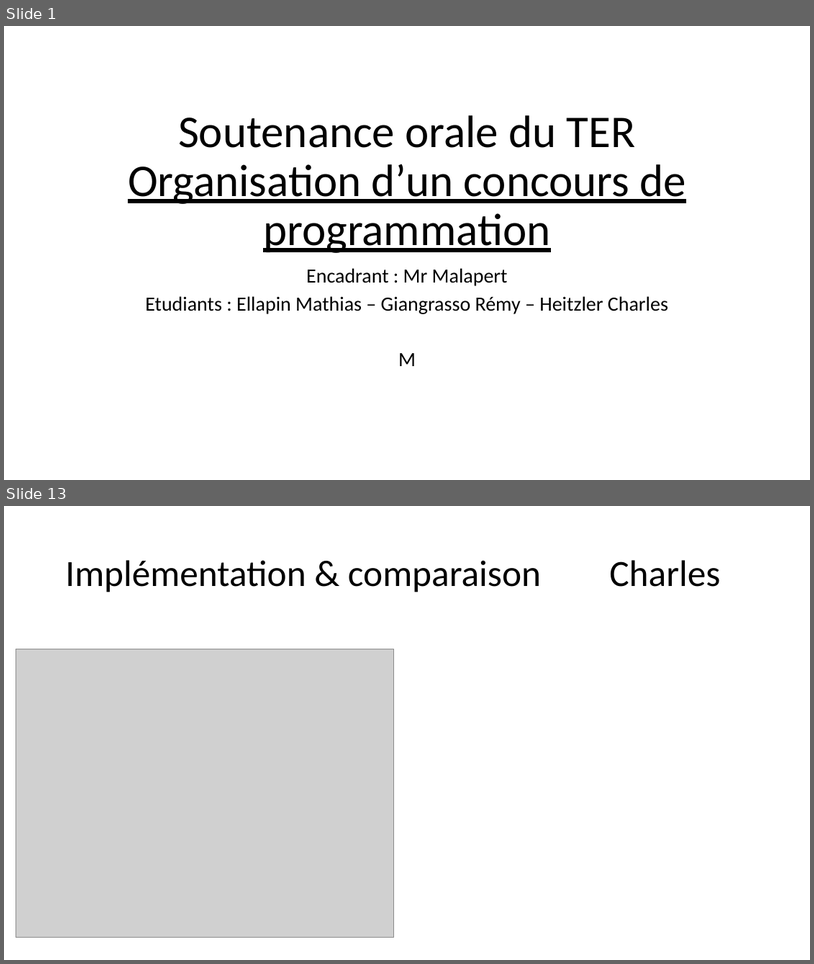
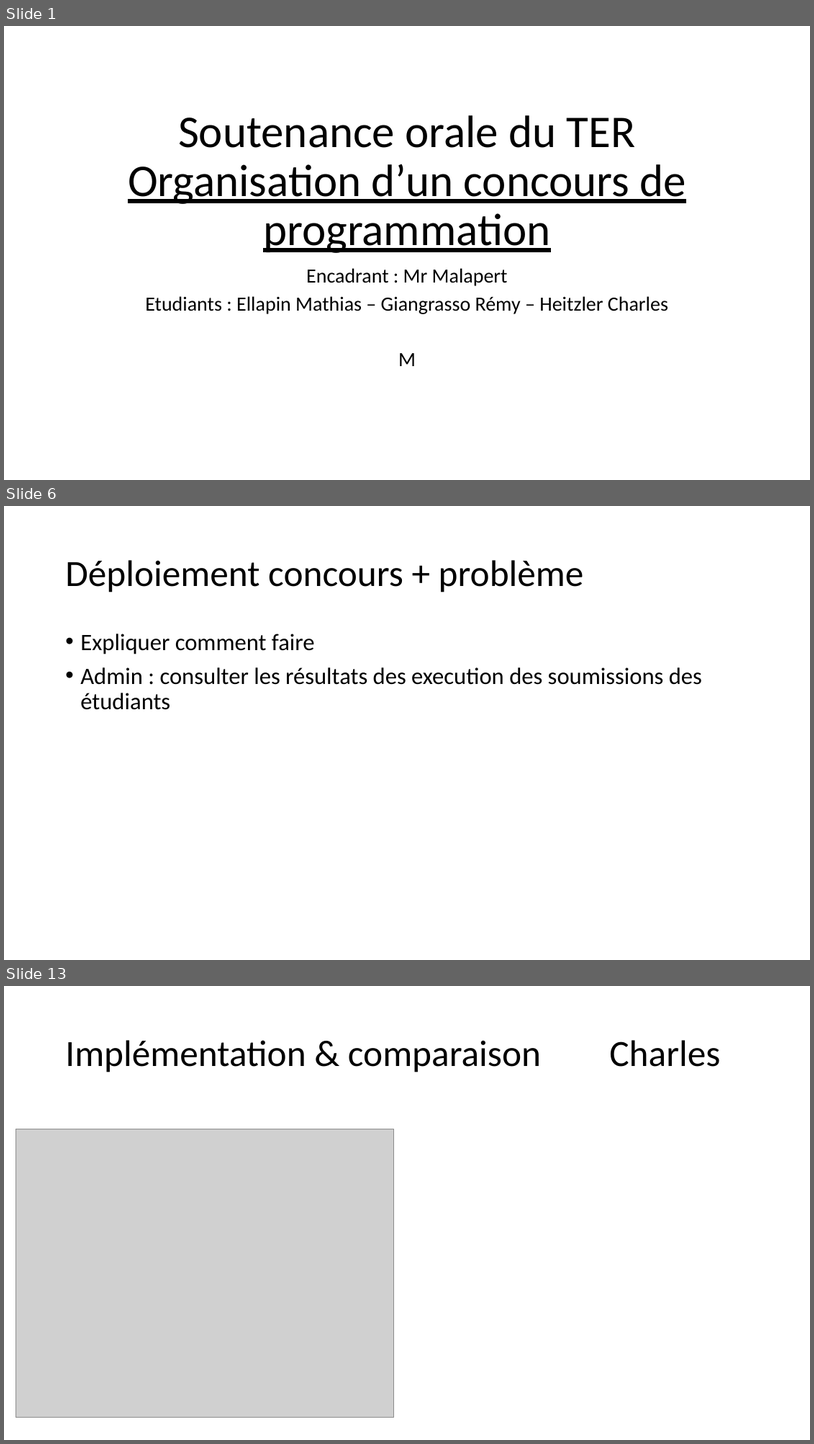
Before and after one commit to GRnice/ConcoursJuin, a slide deck: rapport/presentation.pptx. Shown one above the other, each under a label of ours: slides 1 and 13 before the commit, slides 1, 6 and 13 after it; the slides between them are not shown. The pictures are 814x964 and 814x1444 pixels, drawn with LibreOffice and Linux fonts; fonts in the diff are those of the drawing; grey boxes stand for pictures. Boxes give left, top, right and bottom in pixels: in the first picture for what was removed or moved away, otherwise in the second. Text is boxed around its words. In the diff, an @@ line names an element or a change of style, - is before the commit and + after.

```diff
--- a/rapport/presentation.pptx
+++ b/rapport/presentation.pptx
@@ slide 6 added at [4,506,810,960], background #FFFFFF @@
@@ title added at [65,560,584,592], 44 pt, text #000000 @@
+Déploiement concours + problème
@@ text added at [80,633,702,710], 28 pt, text #000000 @@
+• Expliquer comment faire
+• Admin : consulter les résultats des execution des soumissions des étudiants
```
Also in this commit, not shown: 10 slides changed, 2 other slides added, 2 slides removed.
